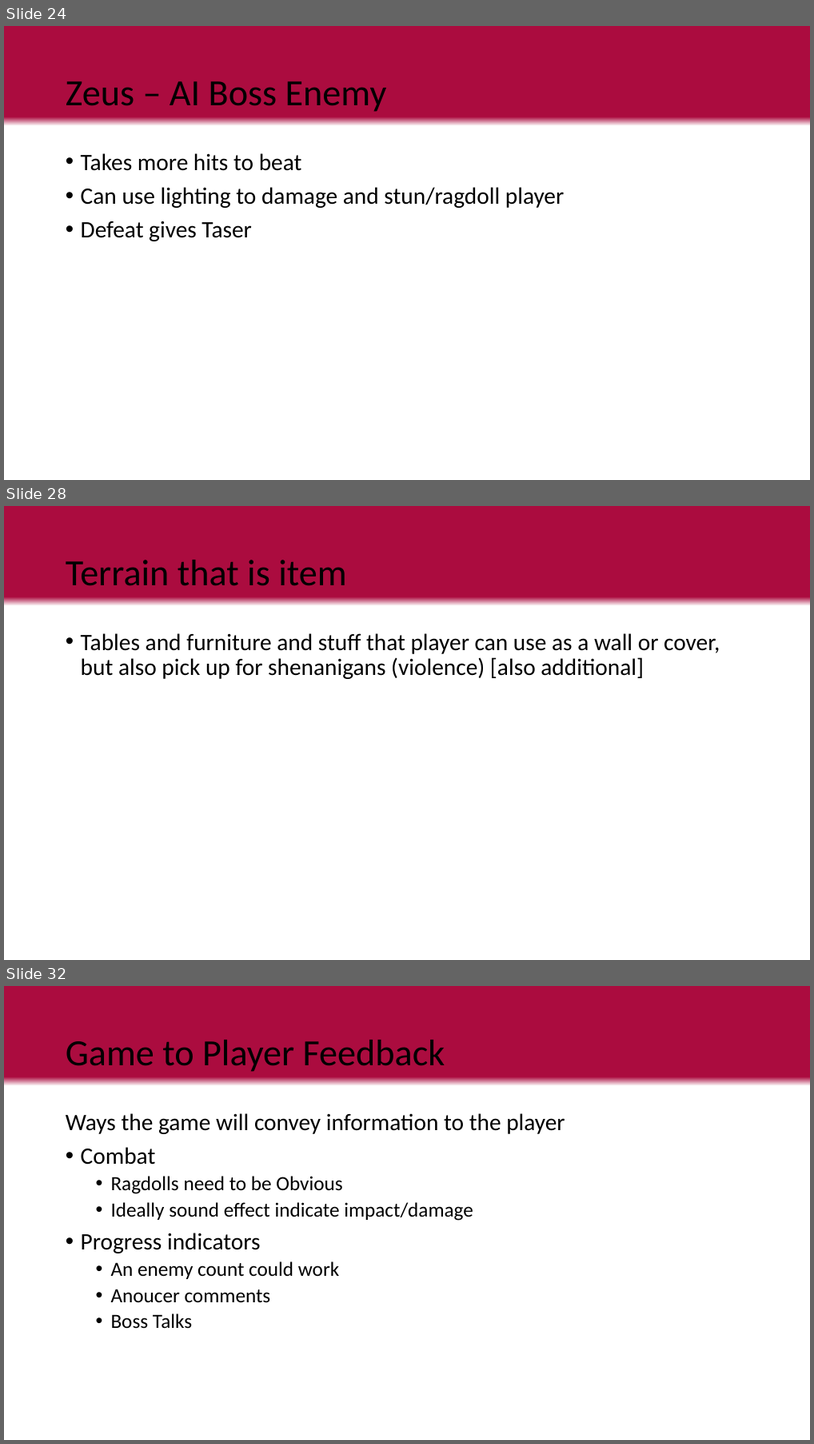
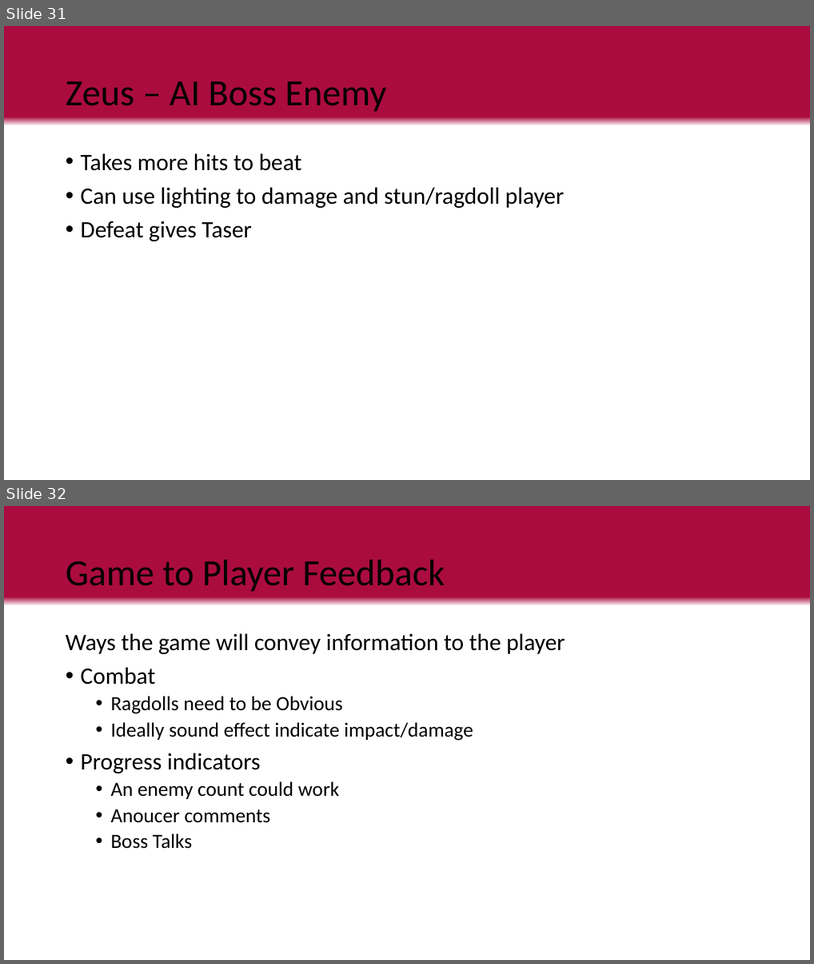
Before and after one commit to LuxRegem/Project_Clash-of-Cosplayers, a slide deck: Shared Documentation/Luke's Documents/Clash of Cos Team Pitch.pptx. Shown one above the other, each under a label of ours: slides 24, 28 and 32 before the commit, slides 31 and 32 after it; the slides between them are not shown. The pictures are 814x1444 and 814x964 pixels, drawn with LibreOffice and Linux fonts; fonts in the diff are those of the drawing. Boxes give left, top, right and bottom in pixels: in the first picture for what was removed or moved away, otherwise in the second. Text is boxed around its words. In the diff, an @@ line names an element or a change of style, - is before the commit and + after.

```diff
--- a/Shared Documentation/Luke's Documents/Clash of Cos Team Pitch.pptx
+++ b/Shared Documentation/Luke's Documents/Clash of Cos Team Pitch.pptx
@@ slide 28 removed at [4, 506, 810, 960], background gradient #AB0C3F to #FFFFFF @@
@@ title removed at [66, 560, 346, 586] @@
-Terrain that is item
@@ text removed at [81, 633, 720, 679] @@
-• Tables and furniture and stuff that player can use as a wall or cover, but also pick up for shenanigans (violence) [also additional]
@@ what was slide 24 is now slide 31 @@
```
Also in this commit, not shown: 2 slides changed, 6 slides added, 8 other slides removed.
